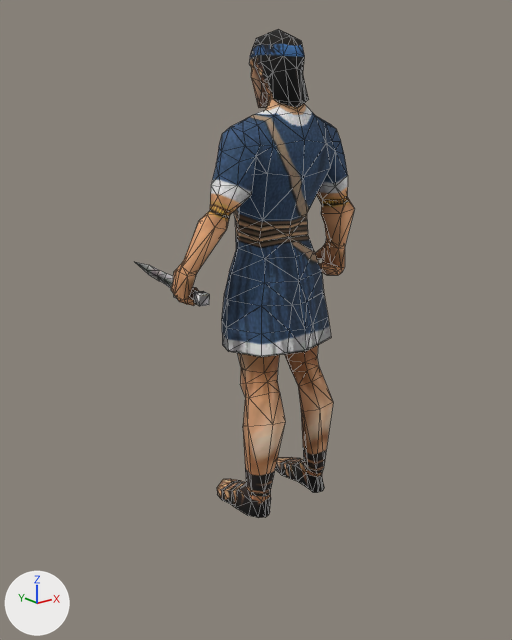
The glTF model assets/models/units/iber_villager.glb: old version first, new version second.
Both versions are drawn from a 50 mm camera at (-1.61, -2.05, 1.49) aimed at (-0.01, -0.04, 0.68). The lights are fixed; the arrows at lower left show +X, +Y and +Z. The older version comes first. Mesh edges are drawn as thin lines. Where no turn or scale is listed for an object, it has been applied to the vertices. Vertices at exactly the same position are counted once.

In view in the first picture: 'iber_villager_part0', 'iber_villager_part1', 'iber_villager_part2'.
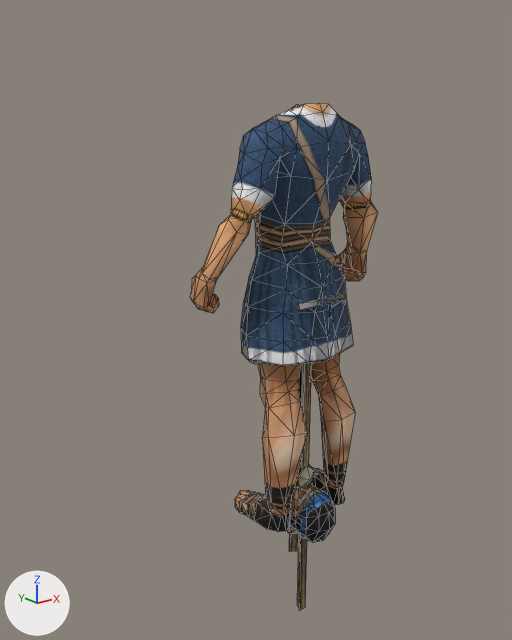
Not visible in the pictures: 'tool_GatherMeat'.

Boxes [x1, y1, x2, y2] around the edits, measured in the pictures (512 x 640 px; the box of a moved part takes in the faces that stretch with it):
'iber_villager_part0', reshaped, moved: before [171, 93, 354, 518]; after [190, 103, 378, 532]
'iber_villager_part1', moved, turned: before [249, 29, 308, 108]; after [289, 485, 335, 543]
'tool_GatherGrain', added: after [297, 293, 346, 611]
'iber_villager_part2', deleted: before [135, 262, 210, 306]
'tool_Build', added: after [289, 461, 315, 552]
'tool_GatherTree', added (mostly hidden): after [287, 526, 297, 534]
'tool_GatherOre_2', added (mostly hidden): after [249, 360, 261, 364]
part 1 of me_iber_villager_part0, moved or reshaped (mostly hidden): before [266, 93, 281, 109]; after [291, 104, 303, 405]

The change, as a list of edits to the scene's bpy script:
```text
Change me_iber_villager_part0:
    used by ob_iber_villager_part0; location = (0.0, -0.152, 0.0)
    remove me_iber_villager_part0.from_pydata(...)  # 460 vertices, 884 faces; spans x -0.38..0.38, y -0.17..0.16, z 0.0..1.53
    add me_iber_villager_part0.from_pydata(...)  # 460 vertices, 884 faces; spans x -0.38..0.38, y -0.17..0.16, z 0.0..1.47
    me_iber_villager_part0 part 1: 23 of 460 vertices moved; they spanned x -0.05..0.05, y -0.06..0.03, z 1.48..1.53 and now span x -0.05..0.05, y -0.06..0.01, z 0.0..1.46; mean shift (0.0, -0.01, -0.83); largest move (0.0, -0.01, 1.53) -> (0.0, -0.03, 0.0)
Change me_iber_villager_part1:
    used by ob_iber_villager_part1; location = (0.0, -0.152, 0.0)
    remove me_iber_villager_part1.from_pydata(...)  # 90 vertices, 166 faces; spans x -0.076..0.076, y -0.114..0.121, z 1.453..1.7
    add me_iber_villager_part1.from_pydata(...)  # 90 vertices, 166 faces; spans x -0.076..0.076, y -0.198..0.06, z -0.098..0.127
    me_iber_villager_part1 part 2: the whole mesh is turned 98.2 degrees about the x axis through its middle, then moved by (0.0, -0.079, -1.573)
Add me_iber_villager_part8:
    me_iber_villager_part8.from_pydata(...)  # 23 vertices, 36 faces; spans x -0.059..0.059, y -0.089..0.089, z -0.209..0.204
    me_iber_villager_part8.materials.append(mat_mat2)  # picture img_tex2
Add me_iber_villager_part7:
    me_iber_villager_part7.from_pydata(...)  # 56 vertices, 104 faces; spans x -0.201..0.195, y -0.024..0.026, z -0.119..0.679
    me_iber_villager_part7.materials.append(mat_mat2)  # picture img_tex2
Add me_iber_villager_part4:
    me_iber_villager_part4.from_pydata(...)  # 41 vertices, 78 faces; spans x -0.018..0.018, y -0.042..0.042, z -0.111..0.396
    me_iber_villager_part4.materials.append(mat_mat2)  # picture img_tex2
Add me_iber_villager_part3:
    me_iber_villager_part3.from_pydata(...)  # 17 vertices, 20 faces; spans x -0.104..0.11, y -0.128..0.143, z -0.451..0.844
    me_iber_villager_part3.materials.append(mat_mat2)  # picture img_tex2
Add me_iber_villager_part2_1:
    me_iber_villager_part2_1.from_pydata(...)  # 56 vertices, 104 faces; spans x -0.033..0.202, y -0.024..0.025, z -0.124..0.708
    me_iber_villager_part2_1.materials.append(mat_mat2)  # picture img_tex2
Change ob_iber_villager_part0:
    ob_iber_villager_part0.location: (0.0, -0.152, 0.0) -> (0.001, -0.265, 0.0)
Change ob_iber_villager_part1:
    ob_iber_villager_part1.location: (0.0, -0.152, 0.0) -> (0.001, -0.265, 0.0)
Remove ob_iber_villager_part2:
    ob_iber_villager_part2 = bpy.data.objects.new('iber_villager_part2', me_iber_villager_part2)
    ob_iber_villager_part2.location = (0.0, -0.152, 0.0)
Add ob_tool_build:
    ob_tool_build = bpy.data.objects.new('tool_Build', me_iber_villager_part8)
    ob_tool_build.location = (0.001, -0.265, 0.0)
Add ob_tool_gatherore_2:
    ob_tool_gatherore_2 = bpy.data.objects.new('tool_GatherOre_2', me_iber_villager_part7)
    ob_tool_gatherore_2.location = (0.001, -0.265, 0.0)
Add ob_tool_gathermeat:
    ob_tool_gathermeat = bpy.data.objects.new('tool_GatherMeat', me_iber_villager_part4)
    ob_tool_gathermeat.location = (0.001, -0.265, 0.0)
Add ob_tool_gathergrain:
    ob_tool_gathergrain = bpy.data.objects.new('tool_GatherGrain', me_iber_villager_part3)
    ob_tool_gathergrain.location = (0.001, -0.265, 0.0)
Add ob_tool_gathertree:
    ob_tool_gathertree = bpy.data.objects.new('tool_GatherTree', me_iber_villager_part2_1)
    ob_tool_gathertree.location = (0.001, -0.265, 0.0)
```
